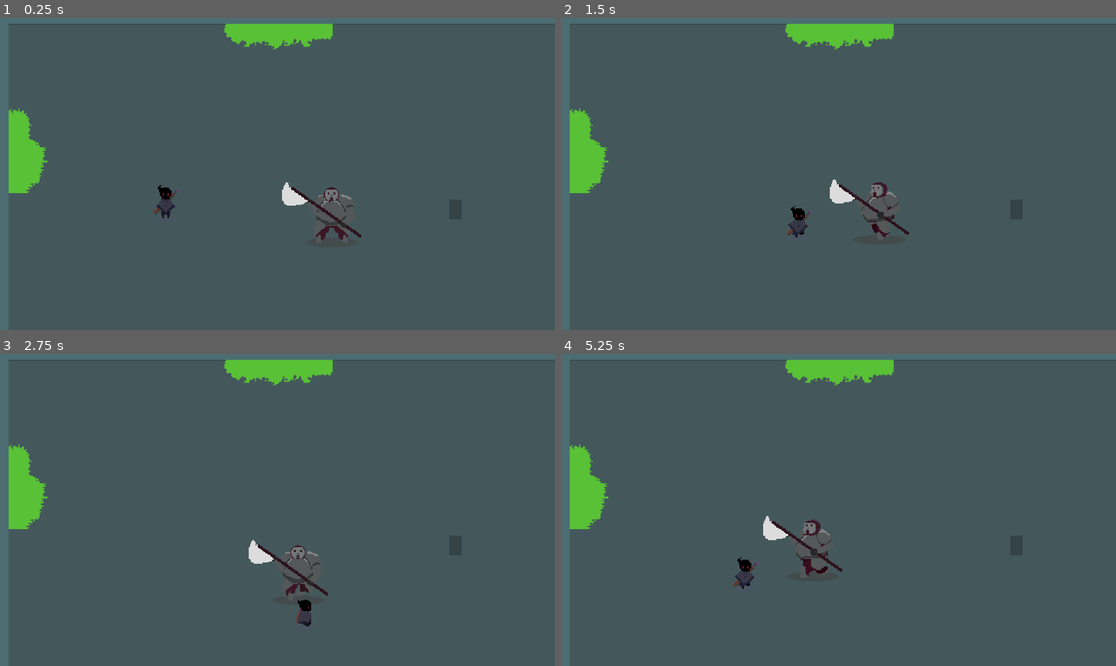
Above: before the commit, frames 1-4 (two rows, left to right).
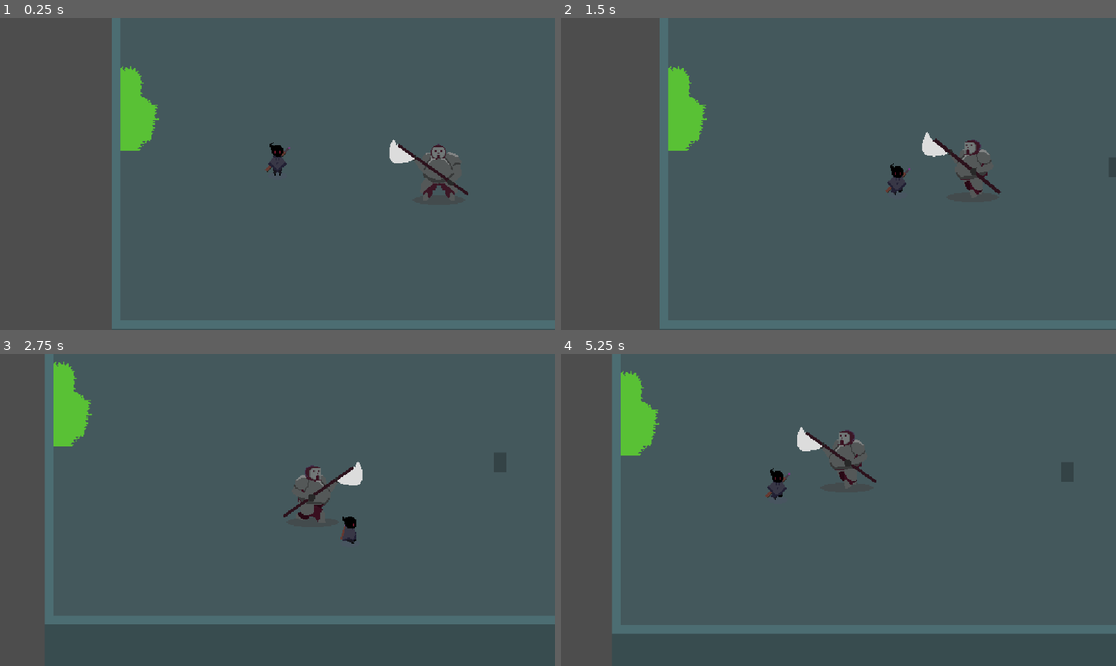
Above: after the commit, the same moments.

Repository: OpaaL1/shadow_gate_rpg
Game: Godot game, scene res://Scene/world.tscn
Two runs of this game, one before a commit and one after it. Both use one fixed random seed, a clock stepped at 60 frames per second and the inputs below. This scene is started directly instead of the project's main scene.
Inputs:
- Up to frame 1 (0.25 s): no input
- Up to frame 2 (1.5 s): hold D (ui_right) 0.53-1.28 s; hold S (ui_down) from 1.28 s (still down)
- Up to frame 3 (2.75 s): release S (ui_down) at 2.03 s; hold D (ui_right) from 2.03 s (still down)
- Up to frame 4 (5.25 s): release D (ui_right) at 2.78 s; hold W (ui_up) 2.78-3.53 s; hold A (ui_left) 3.53-5.03 s; hold S (ui_down) from 5.03 s (still down)

The runs differ from the first frame. In frame 1, 7.5% of the frame differs, in the area x 0-85%, y 0-100%; in frame 2, 7.4%; in frame 3, 7.2%; in frame 4, 7.3%.

Commit message:
Mengubah style inputan player

Diff:
--- a/Scene/big_k.tscn
+++ b/Scene/big_k.tscn
@@ -341,7 +341,7 @@
 script = ExtResource("1_c88qe")
 
 [node name="AnimatedSprite2D" type="AnimatedSprite2D" parent="."]
-position = Vector2(-2, -30)
+position = Vector2(-7, -30)
 sprite_frames = SubResource("SpriteFrames_1xukw")
 animation = &"idle_front"
 
@@ -351,11 +351,11 @@
 collision_mask = 2
 
 [node name="CollisionShape2D" type="CollisionShape2D" parent="Area2D"]
-position = Vector2(-112, -127)
+position = Vector2(-115, -114)
 shape = SubResource("CircleShape2D_sthbc")
 
 [node name="CollisionShape2D" type="CollisionShape2D" parent="."]
-position = Vector2(6, -13)
+position = Vector2(1, -16)
 shape = SubResource("CapsuleShape2D_tuaxy")
 
 [connection signal="body_entered" from="Area2D" to="." method="_on_area_2d_body_entered"]
--- a/Scene/player.tscn
+++ b/Scene/player.tscn
@@ -282,8 +282,8 @@
 }]
 
 [sub_resource type="CapsuleShape2D" id="CapsuleShape2D_y8w33"]
-radius = 7.0
-height = 26.0
+radius = 6.0
+height = 12.0
 
 [node name="player" type="CharacterBody2D"]
 y_sort_enabled = true
@@ -296,5 +296,10 @@
 animation = &"run_side"
 
 [node name="CollisionShape2D" type="CollisionShape2D" parent="."]
-position = Vector2(0, -12)
+position = Vector2(0, -5)
 shape = SubResource("CapsuleShape2D_y8w33")
+
+[node name="Camera2D" type="Camera2D" parent="."]
+position_smoothing_enabled = true
+drag_horizontal_enabled = true
+drag_vertical_enabled = true
--- a/Scene/world.tscn
+++ b/Scene/world.tscn
@@ -14,16 +14,22 @@
 5:2/0 = 0
 6:2/0 = 0
 8:2/0 = 0
+8:2/0/y_sort_origin = -8
 8:2/0/physics_layer_0/polygon_0/points = PackedVector2Array(-8, -8, 8, -8, 8, -0.17985725, 0.62950516, -0.17985725, 0.62950516, 8, -8, 8)
 9:2/0 = 0
+9:2/0/y_sort_origin = -8
 9:2/0/physics_layer_0/polygon_0/points = PackedVector2Array(-8, -8, 8, -8, 8, -0.17985725, -8, -0.35971642)
 10:2/0 = 0
+10:2/0/y_sort_origin = -8
 10:2/0/physics_layer_0/polygon_0/points = PackedVector2Array(-8, -8, 8, -8, 8, -0.17985725, -8, -0.35971642)
 11:2/0 = 0
+11:2/0/y_sort_origin = -8
 11:2/0/physics_layer_0/polygon_0/points = PackedVector2Array(-8, -8, 8, -8, 8, -0.17985725, -8, -0.35971642)
 12:2/0 = 0
+12:2/0/y_sort_origin = -8
 12:2/0/physics_layer_0/polygon_0/points = PackedVector2Array(-8, -8, 8, -8, 8, -0.17985725, -8, -0.35971642)
 13:2/0 = 0
+13:2/0/y_sort_origin = -8
 13:2/0/physics_layer_0/polygon_0/points = PackedVector2Array(-8, -8, 8, -8, 8, -0.17985725, 8, 8, -0.8093643, 8, -0.62950706, 0, -8, -0.17985725)
 18:2/0 = 0
 19:2/0 = 0
@@ -283,6 +289,7 @@
 tile_set = SubResource("TileSet_ejll3")
 
 [node name="pinggiran2" type="TileMapLayer" parent="."]
+y_sort_enabled = true
 use_parent_material = true
 position = Vector2(-96, -97)
 tile_map_data = PackedByteArray("AAAGAAYAAAAIAAIAAAAGAAcAAAAIAAQAAAAGAAgAAAAIAAQAAAAGAAkAAAAIAAQAAAAGAAoAAAAIAAQAAAAGAA …(2320 unchanged characters)…
--- a/Script/player.gd
+++ b/Script/player.gd
@@ -10,31 +10,27 @@
 	player_movement(delta)
 
 func player_movement(delta):
+	var x_arah = Input.get_axis("ui_left", "ui_right") #inputan untuk arah kiri kanan
+	var y_arah = Input.get_axis("ui_up", "ui_down") #inputan untuk arah atas bawah
+	var arah = Vector2 (x_arah, y_arah).normalized()
 
-	if Input.is_action_pressed("ui_right"):
-		posisi_awal = "right"
+	velocity = arah * speed
+
+	if x_arah != 0:
+		if x_arah > 0:
+			posisi_awal = "right"
+		else:
+			posisi_awal = "left"
+	elif y_arah != 0:
+		if y_arah > 0:
+			posisi_awal = "down"
+		else:
+			posisi_awal = "up"
+
+	if arah != Vector2.ZERO:
 		play_anim(1)
-		velocity.x = speed
-		velocity.y = 0
-	elif Input.is_action_pressed("ui_left"):
-		posisi_awal = "left"
-		play_anim(1)
-		velocity.x = -speed
-		velocity.y = 0
-	elif Input.is_action_pressed("ui_down"):
-		posisi_awal = "down"
-		play_anim(1)
-		velocity.x = 0
-		velocity.y = speed
-	elif Input.is_action_pressed("ui_up"):
-		posisi_awal = "up"
-		play_anim(1)
-		velocity.x = 0
-		velocity.y = -speed
-	else:
+	else :
 		play_anim(0)
-		velocity.x = 0
-		velocity.y = 0
 
 	move_and_slide()
 
